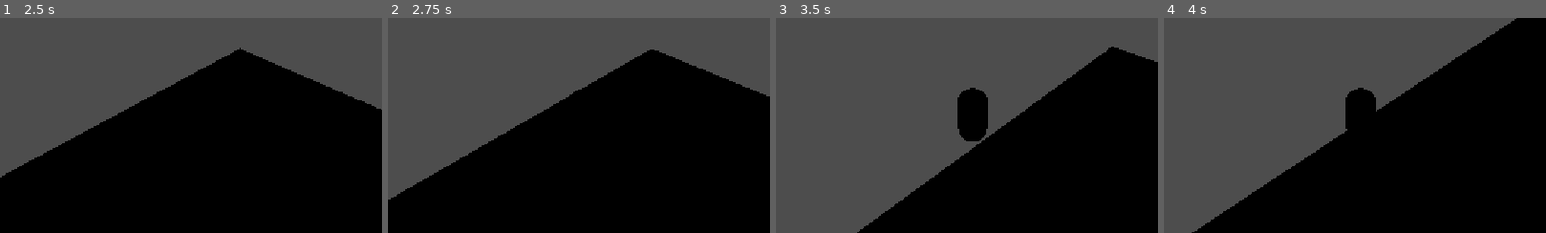
Above: before the commit, frames 1-4 (left to right).
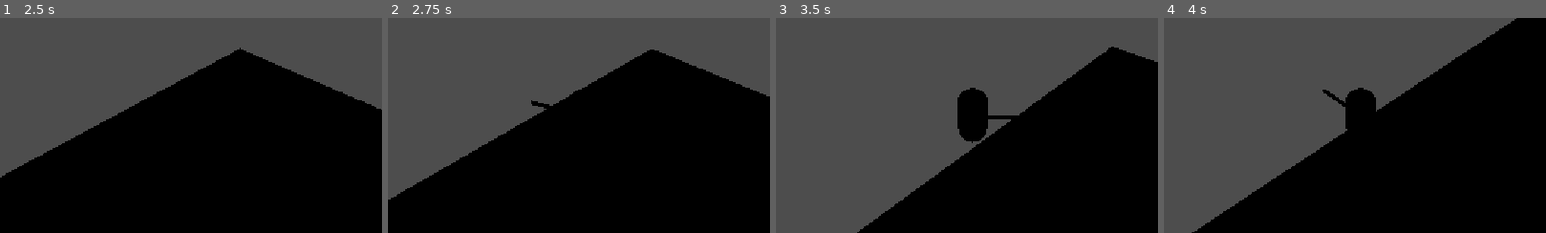
Above: after the commit, the same moments.

Repository: Nohait/MODAL_CSC
Game: Godot game, scene res://scenes/main.tscn
Two runs of this game, one before a commit and one after it. Both use one fixed random seed, a clock stepped at 60 frames per second and the inputs below.
Inputs (mouse positions are % of the whole screen's width and height, from its top left):
- Up to frame 1 (2.5 s): tap Enter at 0.5 s; move the mouse to (45, 70) at 0.52 s; hold W (move_forward) 0.53-2.03 s; move the mouse to (80, 65) at 1.27 s; move the mouse to (20, 35) at 2.02 s; hold A (move_left) from 2.03 s (still down)
- Up to frame 2 (2.75 s): keep holding A (move_left)
- Up to frame 3 (3.5 s): keep holding A (move_left); move the mouse to (55, 50) at 2.77 s
- Up to frame 4 (4 s): move the mouse to (35, 25) at 3.52 s; release A (move_left) at 3.53 s; hold S (move_backward) from 3.53 s (still down)
The pictures show only the part of the screen within x 24-74%, y 22-72%; the shares and areas given below are measured in that part.

Frame 1 is identical in both runs. In frame 2, 0.1% of the frame differs, in the area x 37-43%, y 38-43%; in frame 3, 0.1%, in the area x 51-63%, y 45-59%; in frame 4, 0.1%.

Commit message:
Direction de regard du joueur
Implémentation de la direction de regard du joueur en fonction de la souris, différente de la direction de déplacement du joueur

Diff:
--- a/gta-vii/scenes/player.gd
+++ b/gta-vii/scenes/player.gd
@@ -2,6 +2,8 @@
 
 
 @onready var camera: Camera3D = $Camera3D
+
+@onready var visual: Node3D = $visual
 
 const SPEED = 5.0
 
@@ -9,9 +11,9 @@
 	if not is_on_floor():
 		velocity += get_gravity() * delta
 
-#On récupère l'input du joueur
-#Vecteur à deux dimensions : +x c'est droite
-#Et +y c'est l'arrière
+	#On récupère l'input du joueur
+	#Vecteur à deux dimensions : +x c'est droite
+	#Et +y c'est l'arrière
 	var input_dir := Input.get_vector(
 		"move_left",
 		"move_right",
@@ -19,26 +21,26 @@
 		"move_backward"
 	)
 
-#On veut des mouvements intuitifs, qui suivent la direction de la caméra
-#Et pas celle du monde
-#Le +z de la caméra est l'arrière
-#Le +x de la caméra est la droite
+	#On veut des mouvements intuitifs, qui suivent la direction de la caméra
+	#Et pas celle du monde
+	#Le +z de la caméra est l'arrière
+	#Le +x de la caméra est la droite
 
 	var camera_forward := -camera.global_transform.basis.z
 	var camera_right := camera.global_transform.basis.x
 
-#La caméra pointe vers le bas, mais on ne veut pas que le joueur rentre dans le sol
+	#La caméra pointe vers le bas, mais on ne veut pas que le joueur rentre dans le sol
 	camera_forward.y = 0.0
 	camera_right.y = 0.0
 
-#On renormalise
+	#On renormalise
 	camera_forward = camera_forward.normalized()
 	camera_right = camera_right.normalized()
 
-#On récupère la direction du joueur, par rapport à la caméra
+	#On récupère la direction du joueur, par rapport à la caméra
 	var direction := camera_right * input_dir.x + camera_forward * (-input_dir.y)
 
-#On normalise pour ne pas aller plus vite en diagonale
+	#On normalise pour ne pas aller plus vite en diagonale
 	if direction.length() > 0.0:
 		direction = direction.normalized()
 		velocity.x = direction.x * SPEED
@@ -47,4 +49,33 @@
 		velocity.x = 0.0
 		velocity.z = 0.0
 
+	#Recuperation de la position de la souris
+	#Le viewport est la zone dans laquelle le jeu est rendu
+	#On récupère donc le vecteur position de la souris en 2D, sur l'écran.
+	var mouse_position := get_viewport().get_mouse_position()
+
+	#Pour passer de la position 2D de la souris à une position en 3D dans le monde
+	#On veut créer un vecteur qui passe par la caméra et le point de l'écran désigné par la souris
+	#Puis regarder en quel point le rayon dirigé par ce vecteur intercepte le sol
+
+	#ray_origin donne la position de la caméra, origine du vecteur
+	var ray_origin := camera.project_ray_origin(mouse_position)
+	#ray_direction donne sa direction
+	var ray_direction := camera.project_ray_normal(mouse_position)
+	#On crée un plan horizontal en donnant sa normale et sa hauteur
+	var ground_plane := Plane(Vector3.UP, 0.0)
+
+	#On regarde quand est_ce que le rayon calculé précédemment
+	#intercepte ce plan
+	#on ne met pas de ":=" car il peut n'y avoir aucune intersection (renvoie null)
+	var target_position = ground_plane.intersects_ray(ray_origin, ray_direction)
+
+	if target_position != null:
+		#On place la position de la cible sur la position du visuel
+		#(evite de regarder vers le sol)
+		target_position.y = visual.global_position.y
+
+		#On s'oriente vers ce point, en gardant y comme verticale
+		visual.look_at(target_position, Vector3.UP)
+
 	move_and_slide()
--- a/gta-vii/scenes/player.tscn
+++ b/gta-vii/scenes/player.tscn
@@ -7,14 +7,27 @@
 [sub_resource type="StandardMaterial3D" id="StandardMaterial3D_fqnpg"]
 albedo_color = Color(0.7004786, 0, 0.11221447, 1)
 
+[sub_resource type="BoxMesh" id="BoxMesh_sysh0"]
+size = Vector3(0.1, 0.1, 2)
+
+[sub_resource type="StandardMaterial3D" id="StandardMaterial3D_qhqgy"]
+albedo_color = Color(0.17155394, 0.46661443, 1, 1)
+
 [sub_resource type="CapsuleShape3D" id="CapsuleShape3D_sge3q"]
 
 [node name="player" type="CharacterBody3D" unique_id=1836946001]
 script = ExtResource("1_3vyb7")
 
-[node name="MeshInstance3D" type="MeshInstance3D" parent="." unique_id=53678333]
+[node name="visual" type="Node3D" parent="." unique_id=1533517147]
+
+[node name="MeshInstance3D" type="MeshInstance3D" parent="visual" unique_id=53678333]
 mesh = SubResource("CapsuleMesh_sysh0")
 surface_material_override/0 = SubResource("StandardMaterial3D_fqnpg")
+
+[node name="look_debug" type="MeshInstance3D" parent="visual" unique_id=78907567]
+transform = Transform3D(1, 0, 0, 0, 1, 0, 0, 0, 1, 0, 0, -1)
+mesh = SubResource("BoxMesh_sysh0")
+surface_material_override/0 = SubResource("StandardMaterial3D_qhqgy")
 
 [node name="CollisionShape3D" type="CollisionShape3D" parent="." unique_id=457942430]
 shape = SubResource("CapsuleShape3D_sge3q")
